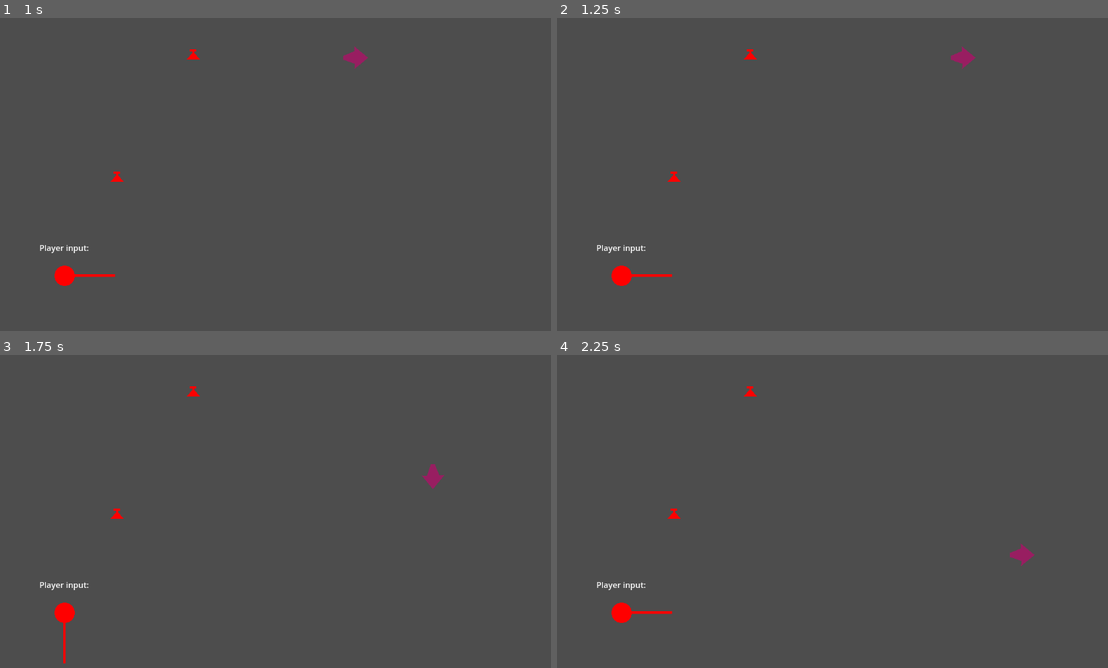
Above: before the commit, frames 1-4 (two rows, left to right).
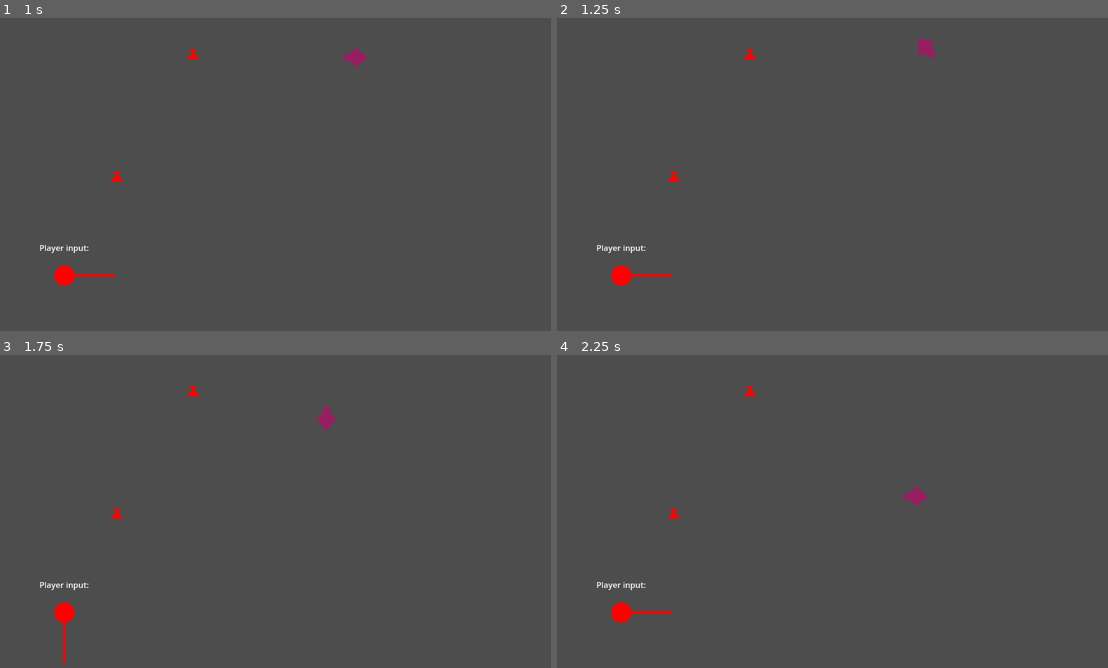
Above: after the commit, the same moments.

Repository: IwailerI/micro-jam-colors
Game: Godot game, scene res://scenes/level/level.tscn
The game is run twice, just before and just after one commit, with the same random seed, the same clock (stepped at 60 frames per second) and the same inputs.
Inputs:
- Up to frame 1 (1 s): hold D (movement_right) from 0.53 s (still down)
- Up to frame 2 (1.25 s): keep holding D (movement_right)
- Up to frame 3 (1.75 s): release D (movement_right) at 1.28 s; hold S (movement_down) from 1.28 s (still down)
- Up to frame 4 (2.25 s): release S (movement_down) at 2.03 s; hold D (movement_right) from 2.03 s (still down)

Frame 1 is identical in both runs. In frame 2, 0.3% of the frame differs, in the area x 65-76%, y 6-17%; in frame 3, 0.3%, in the area x 57-81%, y 16-43%; in frame 4, 0.3%.

Commit message:
--fixup some-hash

Diff:
--- a/objects/player/player.tscn
+++ b/objects/player/player.tscn
@@ -6,7 +6,7 @@
 radius = 12.6632
 
 [node name="Player" type="CharacterBody2D"]
-collision_layer = 5
+collision_mask = 6
 script = ExtResource("1_cqmt1")
 rotation_speed = 10.13
 ground_speed = 400.0
--- a/objects/potion/potion.tscn
+++ b/objects/potion/potion.tscn
@@ -7,7 +7,6 @@
 
 [node name="Potion" type="Area2D"]
 collision_layer = 0
-collision_mask = 4
 script = ExtResource("1_1xu65")
 red = 1
 
--- a/scenes/level/level.tscn
+++ b/scenes/level/level.tscn
@@ -30,6 +30,8 @@
 position = Vector2(177, 510)
 
 [node name="WorldBorder" type="StaticBody2D" parent="."]
+collision_layer = 2
+collision_mask = 0
 
 [node name="Up" type="CollisionShape2D" parent="WorldBorder"]
 rotation = 3.14159
Not shown: 1 places in scenes/level/level.tscn that only renumber resources
